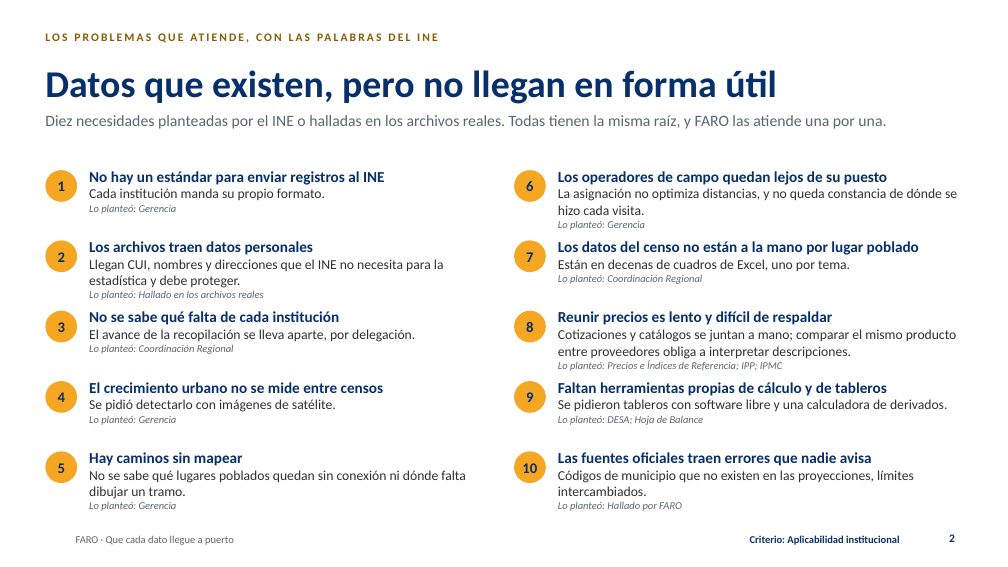
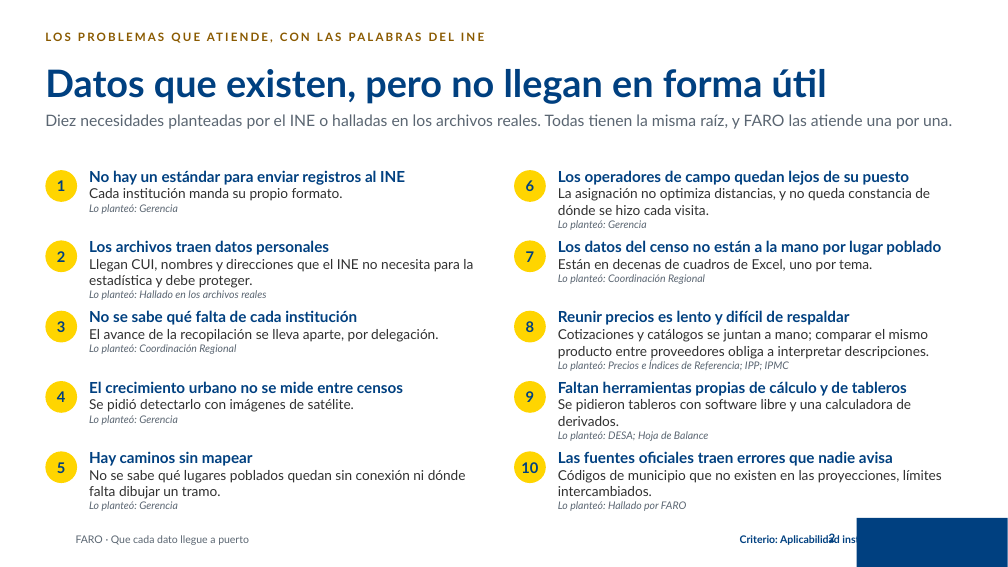
Before and after one commit to tono88/faro-ine-2026, a slide deck: slide 2 of entregables/FARO-presentacion.pptx. Drawn at 1008x567 pixels with LibreOffice and Linux fonts; fonts in the diff are those of the drawing; background and template pictures are left out. Boxes give left, top, right and bottom in pixels: in the first picture for what was removed or moved away, otherwise in the second. Text is boxed around its words. In the diff, an @@ line names an element or a change of style, - is before the commit and + after.

```diff
--- a/entregables/FARO-presentacion.pptx
+++ b/entregables/FARO-presentacion.pptx
@@ text "No hay un estándar para ..." at <box>89,170,405,214</box>: font Calibri to Lato; text colour #07306B to #004080 in "No hay un estándar para enviar registros ..." @@
@@ text "Los operadores de campo quedan ..." at <box>558,170,930,230</box>: font Calibri to Lato; text colour #07306B to #004080 in "Los operadores de campo quedan lejos de ..." @@
@@ text "Los archivos traen datos personales" at <box>89,240,473,300</box>: font Calibri to Lato; text colour #07306B to #004080 in "Los archivos traen datos personales" @@
@@ text "Los datos del censo no ..." at <box>558,240,941,284</box>: font Calibri to Lato; text colour #07306B to #004080 in "Los datos del censo no están a ..." @@
@@ text "No se sabe qué falta ..." at <box>89,310,438,354</box>: font Calibri to Lato; text colour #07306B to #004080 in "No se sabe qué falta de cada ..." @@
@@ text "Reunir precios es lento y ..." at <box>558,310,929,371</box>: font Calibri to Lato; text colour #07306B to #004080 in "Reunir precios es lento y difícil de ..." @@
@@ text "El crecimiento urbano no se ..." at <box>89,381,403,425</box>: font Calibri to Lato; text colour #07306B to #004080 in "El crecimiento urbano no se mide entre ..." @@
@@ text "Faltan herramientas propias de cálculo ..." at <box>558,381,911,441</box>: font Calibri to Lato; text colour #07306B to #004080 in "Faltan herramientas propias de cálculo y de ..." @@
@@ text "Hay caminos sin mapear" at <box>89,451,466,511</box>: font Calibri to Lato; text colour #07306B to #004080 in "Hay caminos sin mapear" @@
@@ text "Las fuentes oficiales traen errores ..." at <box>558,451,942,511</box>: font Calibri to Lato; text colour #07306B to #004080 in "Las fuentes oficiales traen errores que nadie ..." @@
@@ font Calibri to Lato, text colour #07306B to #004080; fill #F5A623 to #FFD500 in 10 elements at <box>45,170,77,202</box>, <box>45,240,77,272</box>, <box>45,311,77,343</box>, <box>45,381,77,413</box>, <box>45,451,77,483</box>, <box>514,170,546,202</box>, <box>514,240,546,272</box>, <box>514,311,546,343</box>, <box>514,381,546,413</box>, <box>514,451,546,483</box> @@
@@ font Calibri to Lato in 3 elements at <box>45,114,952,129</box>, <box>45,30,726,53</box>, <box>76,535,249,545</box> @@
@@ font Calibri to Lato, text colour #07306B to #004080 in 3 elements at <box>45,69,827,104</box>, <box>740,534,840,545</box>, <box>829,533,836,546</box> @@
@@ page number: place and size @@
-page number at <box>949,534,955,542</box>
+page number at <box>829,533,836,546</box>
@@ rectangle added at <box>857,518,1008,567</box>, fill #004080 @@
```
Also in this commit, not shown: 15 other slides changed, 53 other files.
